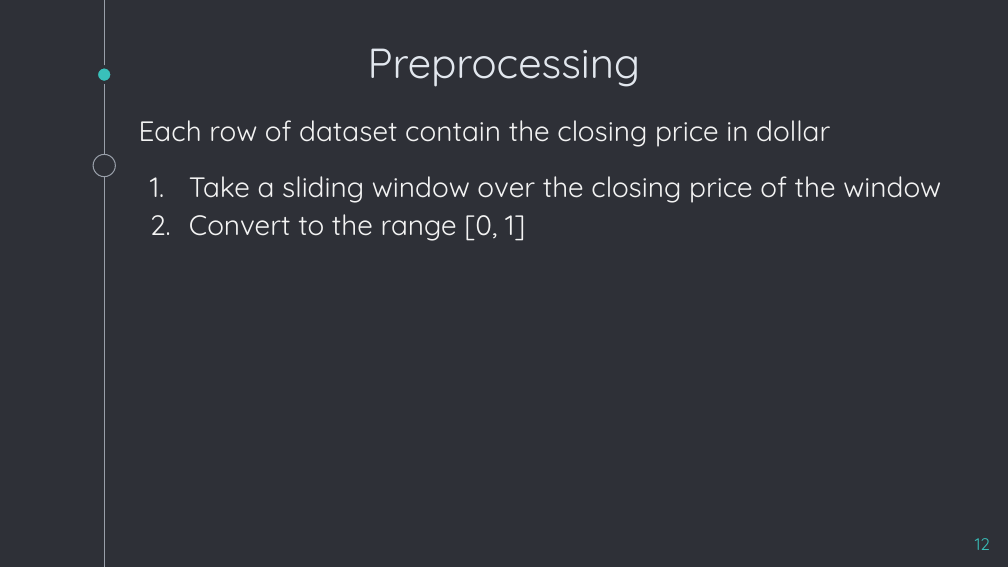
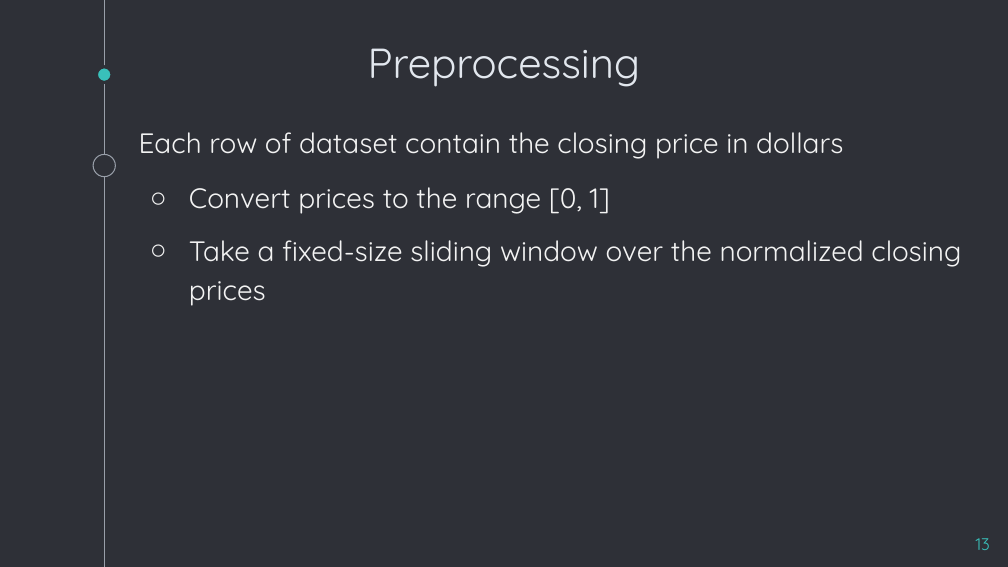
Before and after one commit to karabasisilias92/deep-neural-nets-stock-prediction-models, a slide deck: slide 13 of Deep Neural Nets - Presentation.pptx (slide 12 before the commit). Drawn at 1008x567 pixels with LibreOffice and Linux fonts; fonts in the diff are those of the drawing. Boxes give left, top, right and bottom in pixels: in the first picture for what was removed or moved away, otherwise in the second. Text is boxed around its words. In the diff, an @@ line names an element or a change of style, - is before the commit and + after.

```diff
--- a/Deep Neural Nets - Presentation.pptx
+++ b/Deep Neural Nets - Presentation.pptx
@@ text at box(139, 132, 961, 306): text changed @@
-Each row of dataset contain the closing price in dollar
-1. Take a sliding window over the closing price of the window
-2. Convert to the range [0, 1]
+Each row of dataset contain the closing price in dollars
+○ Convert prices to the range [0, 1]
+○ Take a fixed-size sliding window over the normalized closing prices
@@ page number at box(976, 538, 990, 550): text changed @@
-12
+13
```
Also in this commit, not shown: 18 other slides changed, 8 slides added, 5 slides removed.
